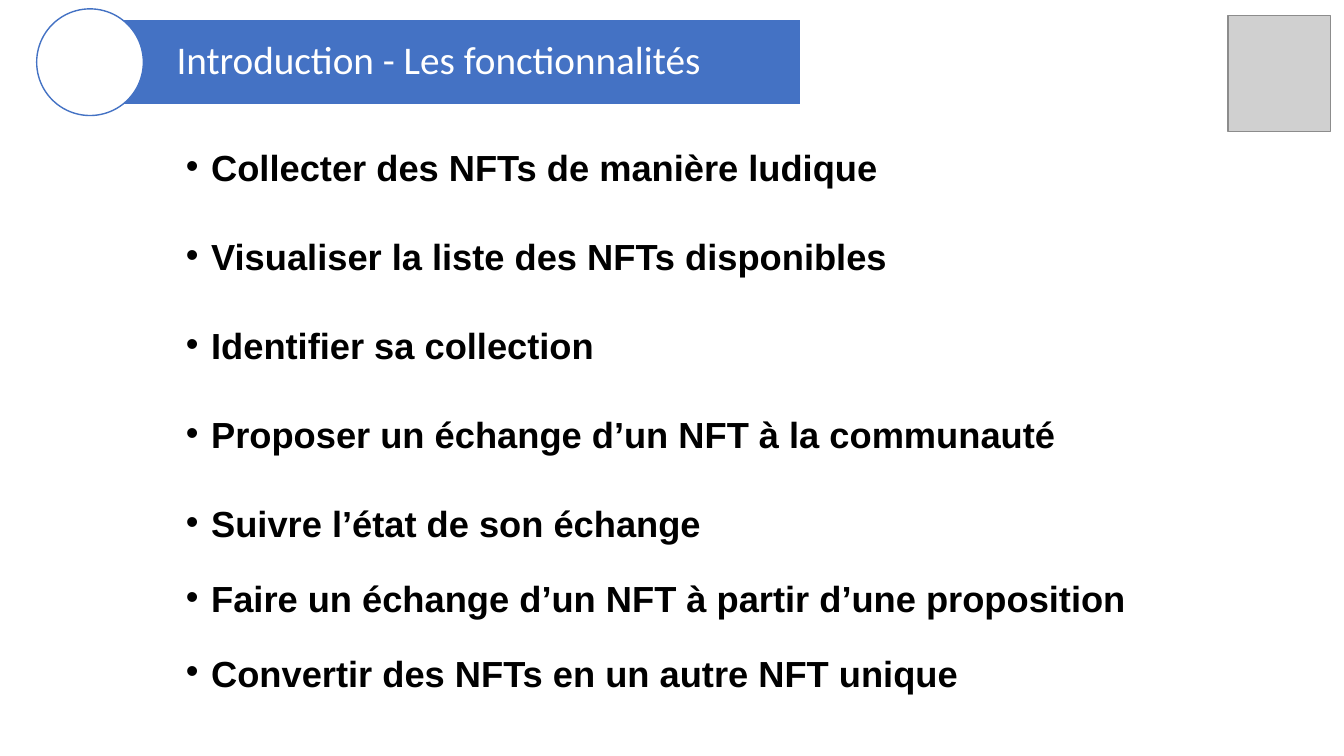
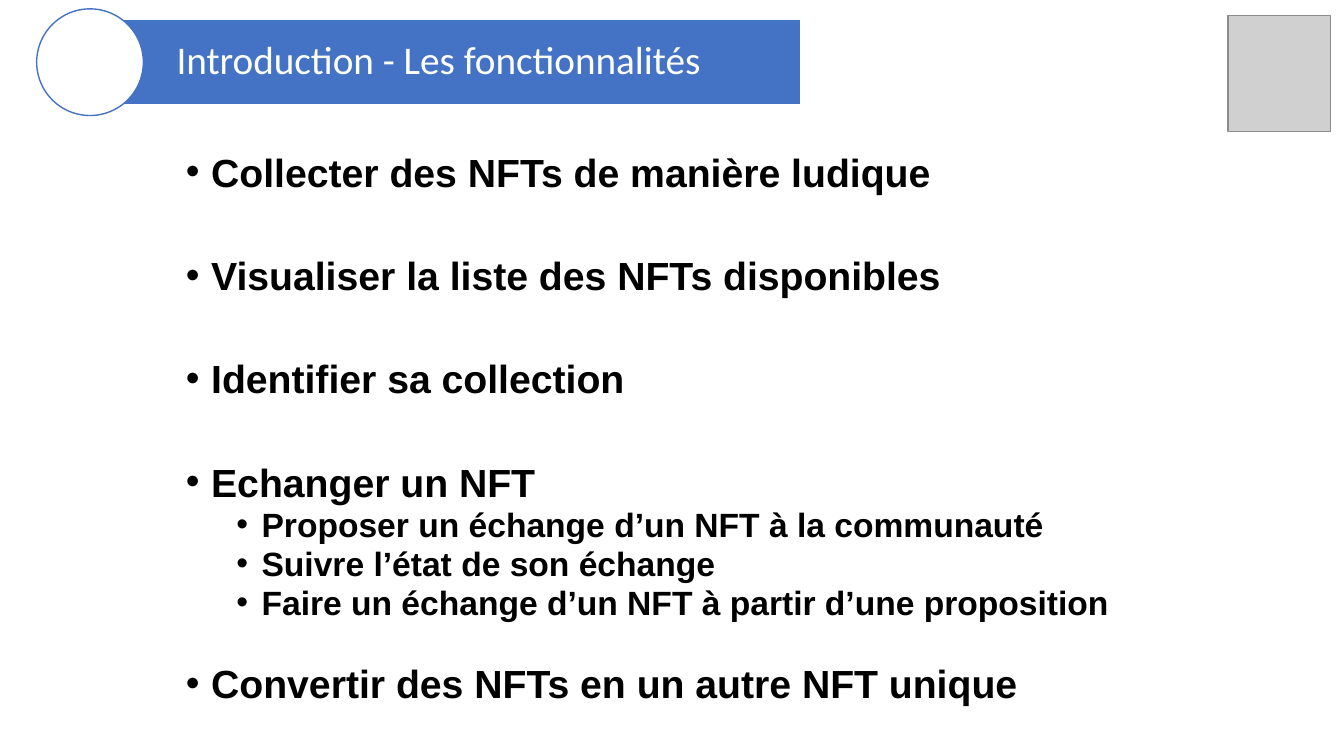
Before and after one commit to blockchainFormationAcadee/chapitre-vi-ft-franck38410, a slide deck: slide 4 of Presentation_JO2024.pptx. Drawn at 1344x756 pixels with LibreOffice and Linux fonts; fonts in the diff are those of the drawing; grey boxes stand for pictures. Boxes give left, top, right and bottom in pixels: in the first picture for what was removed or moved away, otherwise in the second. Text is boxed around its words. In the diff, an @@ line names an element or a change of style, - is before the commit and + after.

Commit message:
Version avec etat echange et ppt de présentation maj

```diff
--- a/Presentation_JO2024.pptx
+++ b/Presentation_JO2024.pptx
@@ text at (211, 158, 1109, 706): size 25.9 to 28 pt in "Collecter des NFTs de manière ludique", "Visualiser la liste des NFTs disponibles", "Identifier sa collection", "Convertir des NFTs en un autre NFT ..."; size 25.9 to 24 pt in "Proposer un échange d’un NFT à la ...", "Suivre l’état de son échange", "Faire un échange d’un NFT à partir ..."; line spacing 0.7 to 0.8; list level 1 to 2 in "Proposer un échange d’un NFT ..."; list level 1 to 2 in "Suivre l’état de son échange"; list level 1 to 2 in "Faire un échange d’un NFT ..." @@
@@ text at (211, 468, 535, 505): paragraph added @@
+• Echanger un NFT
```
Also in this commit, not shown: 4 other slides changed, 10 slides added, 1 slide removed, 3 other files.
